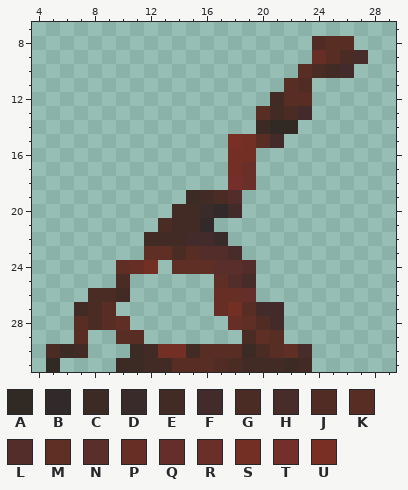
One commit to this pixel-art sprite: Assets/Sprites/Environment/Burnt/BurntChair.png. The picture above is the old version.
The file is 32x32 pixels. Colours within 5 levels of each other are drawn and written as one. Shown: x 4..29, y 7..31.
Palette (. is transparent): A #312a24  B #322a2a  C #3b2b24  D #382b2a  E #422b24  F #422b2a  G #4a2c24  H #482c2a  J #502c24  K #582d24  L #522d2a  M #5f2e24  N #5a2e2a  P #662e24  Q #652e2a  R #6b2f2a  S #732f24  T #742f2a  U #7a2f24
Pixels before, first column x 5:
 8 ...................JKK.
 9 ...................PKGH
10 ..................KGEF.
11 .................KJ....
12 ................EKK....
13 ...............KEGF....
14 ...............CAA.....
15 .............USKF......
16 .............SS........
17 .............SR........
18 .............TR........
19 ..........CEGL.........
20 .........EEDBF.........
21 ........GEEB...........
22 .......EEEFFD..........
23 .......MMGKLLH.........
24 .....MPS.MMMNNL........
25 .....G......MLH........
26 ...GGE......PPQ........
27 ..EGK.......PSKFF......
28 ..KGKM.......PMJF......
29 ..K..KK.......GMK......
30 GCE...CESSEKKKCGKMH....
31 A....CCEEKKKJGEEECE....
The result:
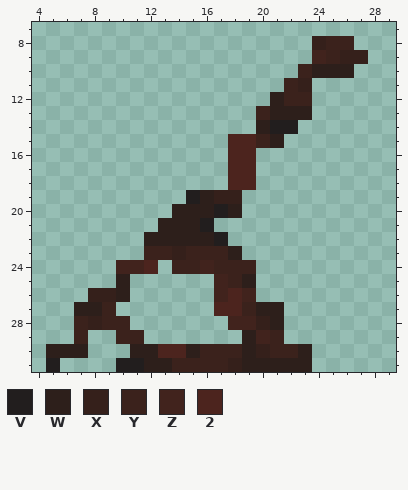
Colours new in this view: V #221e1e  W #2d1f1b  X #35201b  Y #3b221c  Z #41231d  2 #4c241e
What changed:
Changed rows in their new state; - is an unchanged pixel.
first column x 5:
 8 -------------------XYY-
 9 -------------------ZYXX
10 ------------------YWWW-
11 -----------------YX----
12 ----------------WYY----
13 ---------------YWWW----
14 ---------------WVV-----
15 -------------22YW------
16 -------------22--------
17 -------------22--------
18 -------------22--------
19 ----------VWXX---------
20 ---------WWWVW---------
21 --------WWWV-----------
22 -------WWWWWV----------
23 -------YYXYYYW---------
24 -----ZZ2-YYZYYY--------
25 -----W------ZYW--------
26 ---XXW------Z2Z--------
27 --WWY-------22YWW------
28 --YXYY-------ZZXW------
29 --Y--YY-------WZY------
30 WWW---WW22WYYYWXYYW----
31 V----VVWWYYYYXWWWWW----
Changed places in both pictures, as pixel boxes (x1, y1, x2, y2):
changed: (46, 36, 368, 372)
